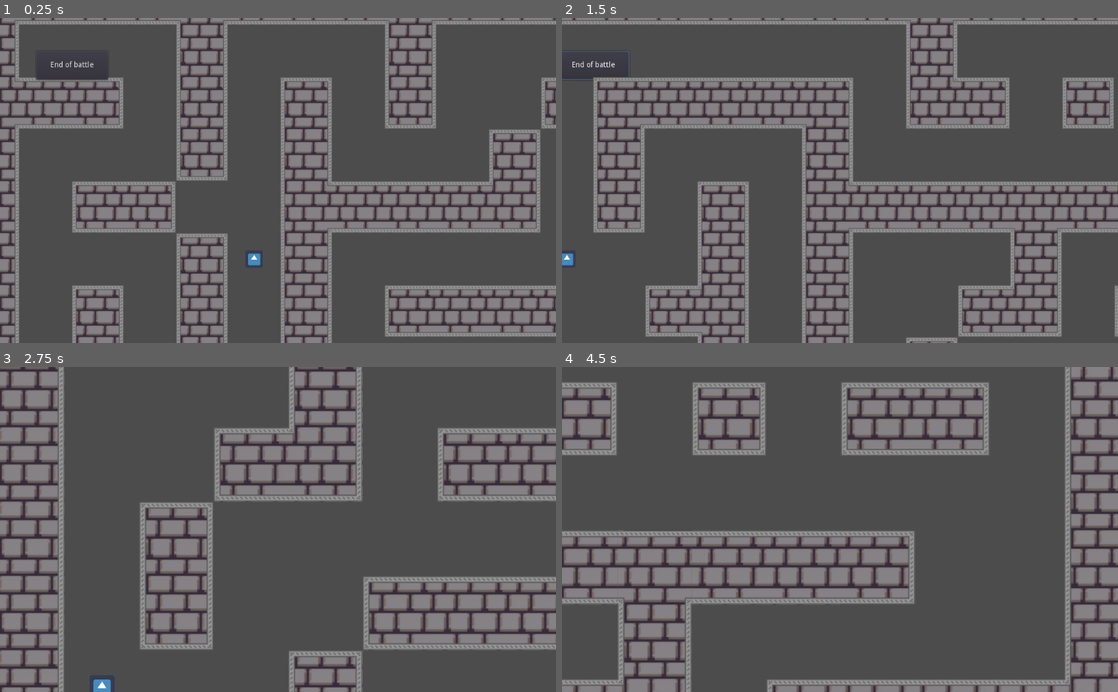
Above: before the commit, frames 1-4 (two rows, left to right).
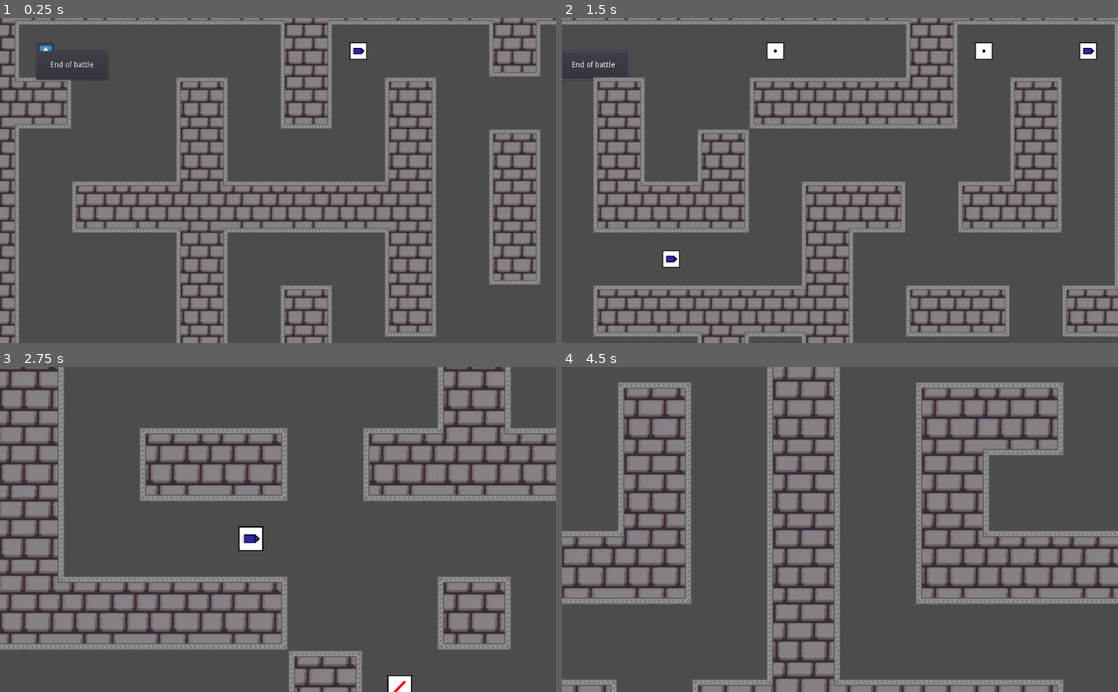
Above: after the commit, the same moments.

Repository: wovri-github/godot_tanks_server
Game: Godot game, scene res://Main/Main.tscn
Two runs of this game, one before a commit and one after it. Both use one fixed random seed, a clock stepped at 60 frames per second and the inputs below. The engine's default icon, where the game draws it, is replaced by a stand-in: a white triangle on a blue panel in a dark square.
Inputs (mouse positions are in pixels of both pictures, inside the frame that each line leads up to):
- Up to frame 1 (0.25 s): no input
- Up to frame 2 (1.5 s): click "End of battle" at 0.5 s; tap Enter at 1.25 s; move the mouse to (962, 164) at 1.27 s; press the mouse at (962, 164) at 1.28 s; hold D (right) from 1.28 s (still down)
- Up to frame 3 (2.75 s): move the mouse to (166, 545) at 2.02 s; release D (right) at 2.03 s; release the mouse at (166, 545) at 2.03 s; hold S (down) from 2.03 s (still down); tap Mouse wheel up (zoom_in) at 2.1 s
- Up to frame 4 (4.5 s): move the mouse to (895, 458) at 2.77 s; release S (down) at 2.78 s; hold D (right) 2.78-3.53 s; tap Mouse wheel down (zoom_out) at 2.85 s; move the mouse to (812, 594) at 3.52 s; hold W (up) 3.53-4.28 s; click (812, 594) at 3.6 s; move the mouse to (1006, 578) at 4.27 s; hold A (left) from 4.28 s (still down); tap Mouse wheel up (zoom_in) at 4.35 s

The runs differ from the first frame. In frame 1, 23% of the frame differs, in the area x 7-100%, y 0-100%; in frame 2, 26%; in frame 3, 27%; in frame 4, 48%, in the area x 0-100%, y 0-100%.

Commit message:
Little revise in BattleTimer visuals

Diff:
--- a/Main/BattleTimer.gd
+++ b/Main/BattleTimer.gd
@@ -5,19 +5,24 @@
 
 
 
-func calculate_time():
+func start_battle_timer():
+	var left_sec = calculate_time()
+	if left_sec == -1:
+		return
+	Transfer.send_new_battle_time(left_sec)
+	start(left_sec)
+
+func calculate_time() -> int:
 	var num_players_in_game = game_n.get_node("Players").get_child_count()
 	var left_sec = num_players_in_game * SECONDS_PER_PLAYER
 	var actual_time = int(get_time_left())
 	if num_players_in_game == 1:
 		left_sec = 7
-	if actual_time > left_sec or actual_time == 0:
-		Transfer.send_new_battle_time(left_sec)
-		start(left_sec)
-		if left_sec == 0:
-			stop()
-			_on_BattleTimer_timeout()
+	if actual_time < left_sec:
+		return -1
+	return left_sec
 
 
 func _on_BattleTimer_timeout():
+	print(1)
 	get_parent().end_of_battle()
--- a/Main/Game/Map/GenerateMap.gd
+++ b/Main/Game/Map/GenerateMap.gd
@@ -4,7 +4,7 @@
 export(int, 0, 100) var MAX_PLAYERS = 16
 export(int, 0, 100) var PLAYER_SPAWN_MIN_DISTANCE = 2
 export(int, 0, 100) var START_AMMO_BOXES_AMOUNT = 32
-export(Vector2) var MAP_SIZE = Vector2(20, 18)
+export(Vector2) var MAP_SIZE = Vector2(50, 30)
 export(float, 0, 1) var EMPTY_CELLS_DENSITY = 0.2
 export(float, 0, 1) var EMPTY_RECT_DENSITY = 0.03
 export(Vector2) var EMPTY_RECT_MIN_SIZE = Vector2(2,2)
--- a/Main/Game/Map/Map.tscn
+++ b/Main/Game/Map/Map.tscn
@@ -38,9 +38,6 @@
 tile_set = SubResource( 2 )
 format = 1
 script = ExtResource( 7 )
-MAX_PLAYERS = 4
-START_AMMO_BOXES_AMOUNT = 0
-MAP_SIZE = Vector2( 15, 15 )
 
 [node name="StaticBody2D" type="StaticBody2D" parent="TileMap"]
 
--- a/Main/Main.gd
+++ b/Main/Main.gd
@@ -46,13 +46,13 @@
 
 func player_initiation(player_id: int, player_name : String):
 	player_data[player_id] = {
-		"ID": player_id,
-		"Nick": player_name,
-		"Score": {
-			"Wins": 0,
-			"Kills": 0,
-		},
-		"SP": -1,
+			"ID": player_id,
+			"Nick": player_name,
+			"Score": {
+				"Wins": 0,
+				"Kills": 0,
+			},
+			"SP": -1,
 	}
 	playerS_last_time[player_id] = -INF
 	var spawn_point = map_n.get_spawn_position()
@@ -62,7 +62,7 @@
 		"MapData": map_n.get_map_data(),
 	}
 	Transfer.send_init_data(player_id, init_data)
-	battle_timer_n.calculate_time()
+	battle_timer_n.start_battle_timer()
 
 func get_playerS_data() -> Array:
 	var playerS = $Game/Players.get_children()
--- a/Player/TankModel.gd
+++ b/Player/TankModel.gd
@@ -42,5 +42,5 @@
 	game_n.spawn_wall(corpse_inst)
 	Transfer.send_player_destroyed(corpse_data, slayer_id, projectile_name)
 	get_parent().remove_child(self)
-	battle_timer_n.calculate_time()
+	battle_timer_n.start_battle_timer()
 	queue_free()
